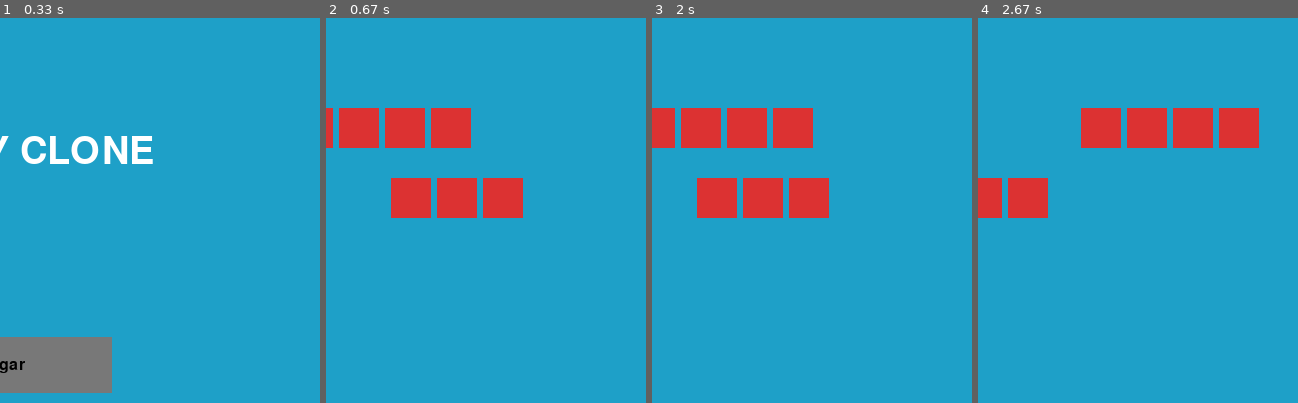
Above: before the commit, frames 1-4 (left to right).
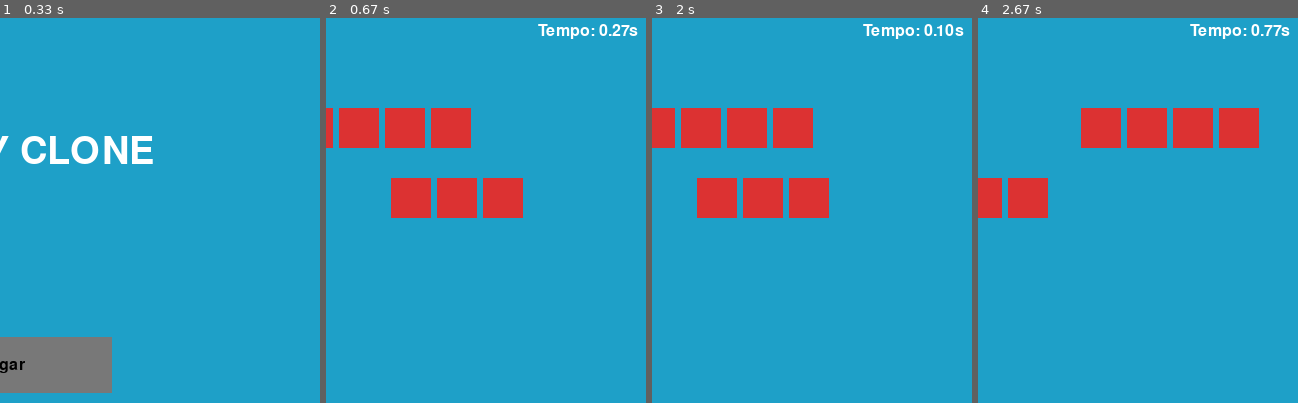
Above: after the commit, the same moments.

Repository: HenriqueMelo77/PYGAMEFerias
Game: pygame game, started from main.py
Two runs of this game, one before a commit and one after it. Both use one fixed random seed, a clock stepped at 60 frames per second and the inputs below.
Inputs (mouse positions are % of the whole screen's width and height, from its top left):
- Up to frame 1 (0.33 s): no input
- Up to frame 2 (0.67 s): click "Jogar" at 0.38 s
- Up to frame 3 (2 s): hold Esc 0.67-1.13 s; hold Right 0.67-1.13 s; click "Informações" at 1.22 s; click (19, 76) at 1.55 s; click "Jogar" at 1.88 s
- Up to frame 4 (2.67 s): hold Right 2.17-2.63 s
The pictures show only the part of the screen within x 50-100%, y 0-50%; the shares and areas given below are measured in that part.

Frame 1 is identical in both runs. In frame 2, 0.5% of the frame differs, in the area x 66-98%, y 1-6%; in frame 3, 0.5%; in frame 4, 0.5%.

Commit message:
implementação do tempo

Diff:
--- a/main.py
+++ b/main.py
@@ -41,6 +41,11 @@
 clock = pygame.time.Clock()
 font = pygame.font.SysFont(None, 24)
 big_font = pygame.font.SysFont(None, 56)
+
+inicio_tempo_ms = None
+BTN_W, BTN_H = 220, 56
+BTN_SPACING = 24
+center_x = LARGURA // 2
 
 FORMATO_FASE_POR_FAIXA = [
     [(4, 1500), (2, 1200)],     # Faixa 0
@@ -254,9 +259,7 @@
 faixa_controladores = construir_controladores_por_fase(fase)
 criacao_inicial_grupos(carros, faixa_controladores)
 
-BTN_W, BTN_H = 220, 56
-BTN_SPACING = 24
-center_x = LARGURA // 2
+
 
 btn_jogar = Botao((center_x - BTN_W//2, 320+ (BTN_H + 28)/20, BTN_W, BTN_H), "Jogar")
 btn_info = Botao((center_x - BTN_W//2, 320 + BTN_H + 28, BTN_W, BTN_H), "Informações")
@@ -276,6 +279,7 @@
             if estado == ESTADO_JOGANDO:
                 if event.key == pygame.K_ESCAPE:
                     estado = ESTADO_MENU
+                    inicio_tempo_ms = None
                 if event.key in (pygame.K_LEFT, pygame.K_a):
                     jog.movimentacao(-PASSO_X, 0)
                 elif event.key in (pygame.K_RIGHT, pygame.K_d):
@@ -299,6 +303,7 @@
                     resetar_estado_fase(fase)
                     jog.reseta_comeco()
                     estado = ESTADO_JOGANDO
+                    inicio_tempo_ms = pygame.time.get_ticks()
                 elif btn_info.clicado(mx,my):
                     estado = ESTADO_INFO
                 elif btn_sair.clicado(mx,my):
@@ -324,6 +329,7 @@
                 resetar_estado_fase(fase)
             else:
                 estado = ESTADO_MENU
+                inicio_tempo_ms = None
 
     tela.fill(FUNDO)
 
@@ -356,6 +362,15 @@
         texto_vidas = font.render(f"Vidas: {jog.vidas}  Fase: {fase}", True, BRANCO)
         tela.blit(texto_vidas, (10, 10))
 
+        if inicio_tempo_ms is None:
+            tempo_decorrido = 0.0
+        else:
+            tempo_decorrido = (pygame.time.get_ticks() - inicio_tempo_ms) / 1000.0
+
+        texto_tempo = font.render(f"Tempo: {tempo_decorrido:.2f}s", True, BRANCO)
+        x_tempo = LARGURA - texto_tempo.get_width() - 10
+        tela.blit(texto_tempo, (x_tempo, 10))
+
     pygame.display.flip()
 
 pygame.quit()
